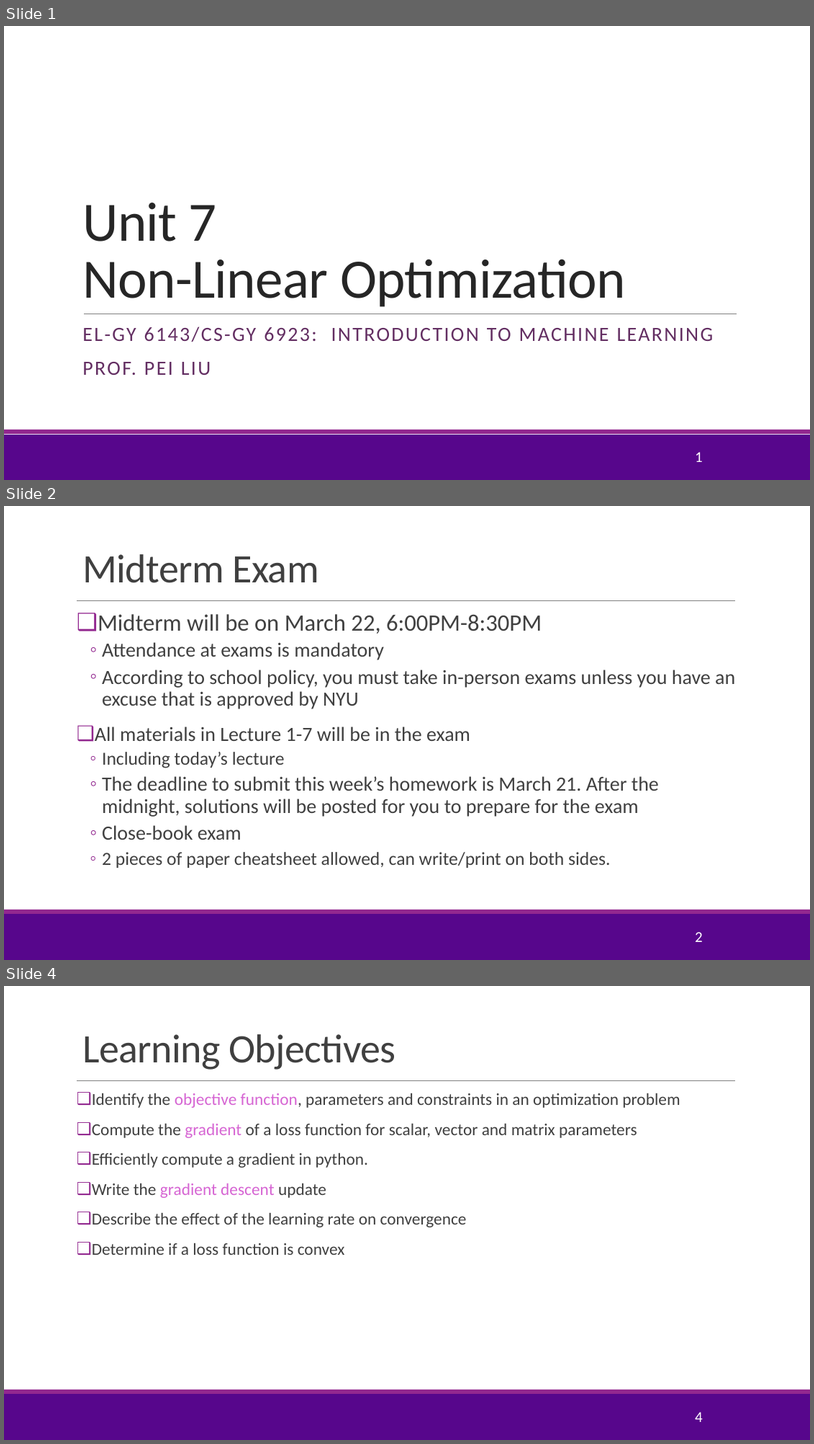
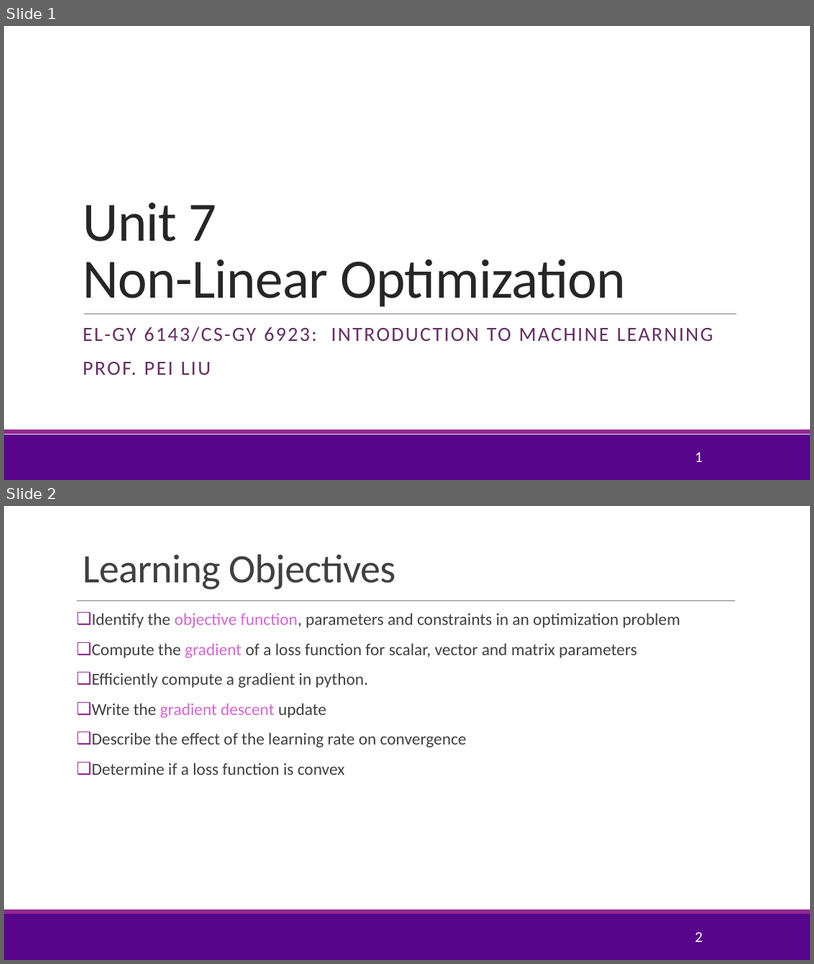
Before and after one commit to pliugithub/MachineLearning, a slide deck: lectures/Lect07_Optim.pptx. Shown one above the other, each under a label of ours: slides 1, 2 and 4 before the commit, slides 1 and 2 after it; the slides between them are not shown. The pictures are 814x1444 and 814x964 pixels, drawn with LibreOffice and Linux fonts; fonts in the diff are those of the drawing; background and template pictures are left out. Boxes give left, top, right and bottom in pixels: in the first picture for what was removed or moved away, otherwise in the second. Text is boxed around its words. In the diff, an @@ line names an element or a change of style, - is before the commit and + after.

Commit message:
removed info for midterm

```diff
--- a/lectures/Lect07_Optim.pptx
+++ b/lectures/Lect07_Optim.pptx
@@ slide 2 removed at [4, 506, 810, 960], background #FFFFFF; not listed: 3 template elements that a slide beside it also shows @@
@@ title removed at [82, 554, 319, 583] @@
-Midterm Exam
@@ text removed at [95, 614, 736, 867] @@
-❑ Midterm will be on March 22, 6:00PM-8:30PM
-  ◦ Attendance at exams is mandatory
-  ◦ According to school policy, you must take in-person exams unless you have an excuse that is approved by NYU
-❑ All materials in Lecture 1-7 will be in the exam
-  ◦ Including today’s lecture
-  ◦ The deadline to submit this week’s homework is March 21. After the midnight, solutions will be posted for you to prepare for the exam
-  ◦ Close-book exam
-  ◦ 2 pieces of paper cheatsheet allowed, can write/print on both sides.
@@ page number removed at [695, 932, 703, 942] @@
-2
@@ what was slide 4 is now slide 2 @@
@@ page number at [695, 932, 703, 942]: text changed @@
-4
+2
```
Also in this commit, not shown: 1 other slide removed, 1 other file.
